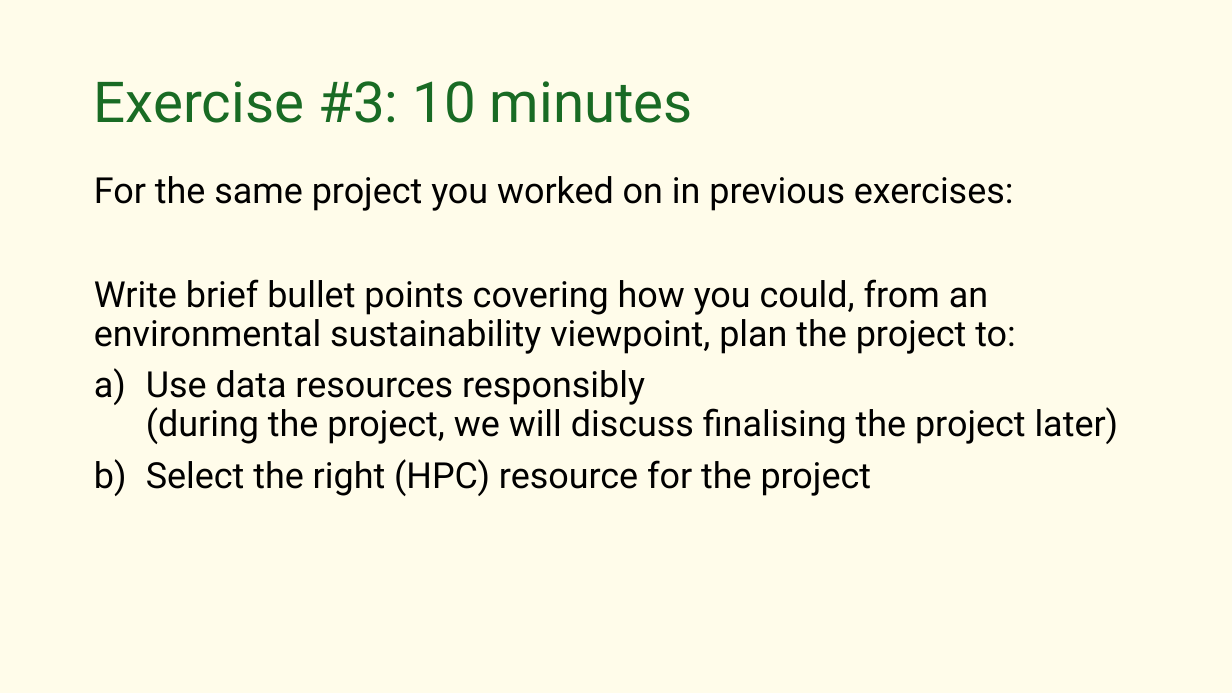
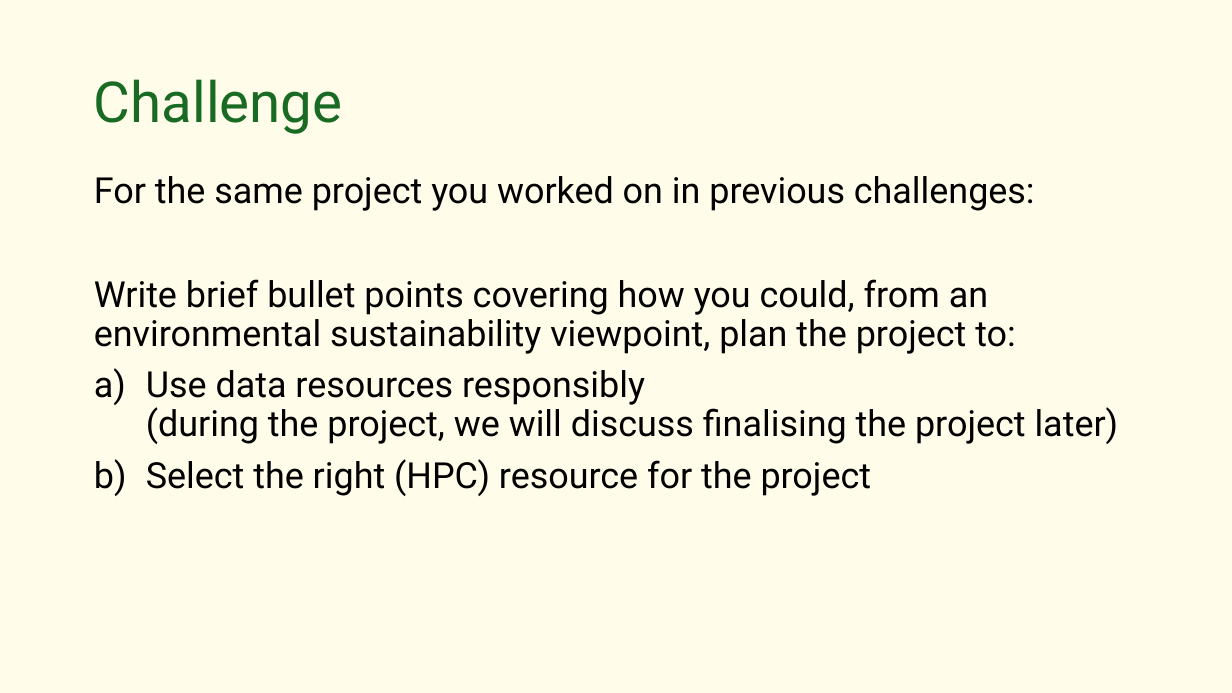
Before and after one commit to EPCCed/2026-10-02_green-hpc_cambridge, a slide deck: slide 19 of instructors/L9-ResponsibleComputing.pptx (slide 17 before the commit). Drawn at 1232x693 pixels with LibreOffice and Linux fonts; fonts in the diff are those of the drawing. Boxes give left, top, right and bottom in pixels: in the first picture for what was removed or moved away, otherwise in the second. Text is boxed around its words. In the diff, an @@ line names an element or a change of style, - is before the commit and + after.

```diff
--- a/instructors/L9-ResponsibleComputing.pptx
+++ b/instructors/L9-ResponsibleComputing.pptx
@@ title at (94,79,343,134): text changed @@
-Exercise #3: 10 minutes
+Challenge
@@ text at (94,176,1035,211): text changed @@
-For the same project you worked on in previous exercises:
+For the same project you worked on in previous challenges:
```
Also in this commit, not shown: 3 other slides changed, 4 slides added, 3 other files.
